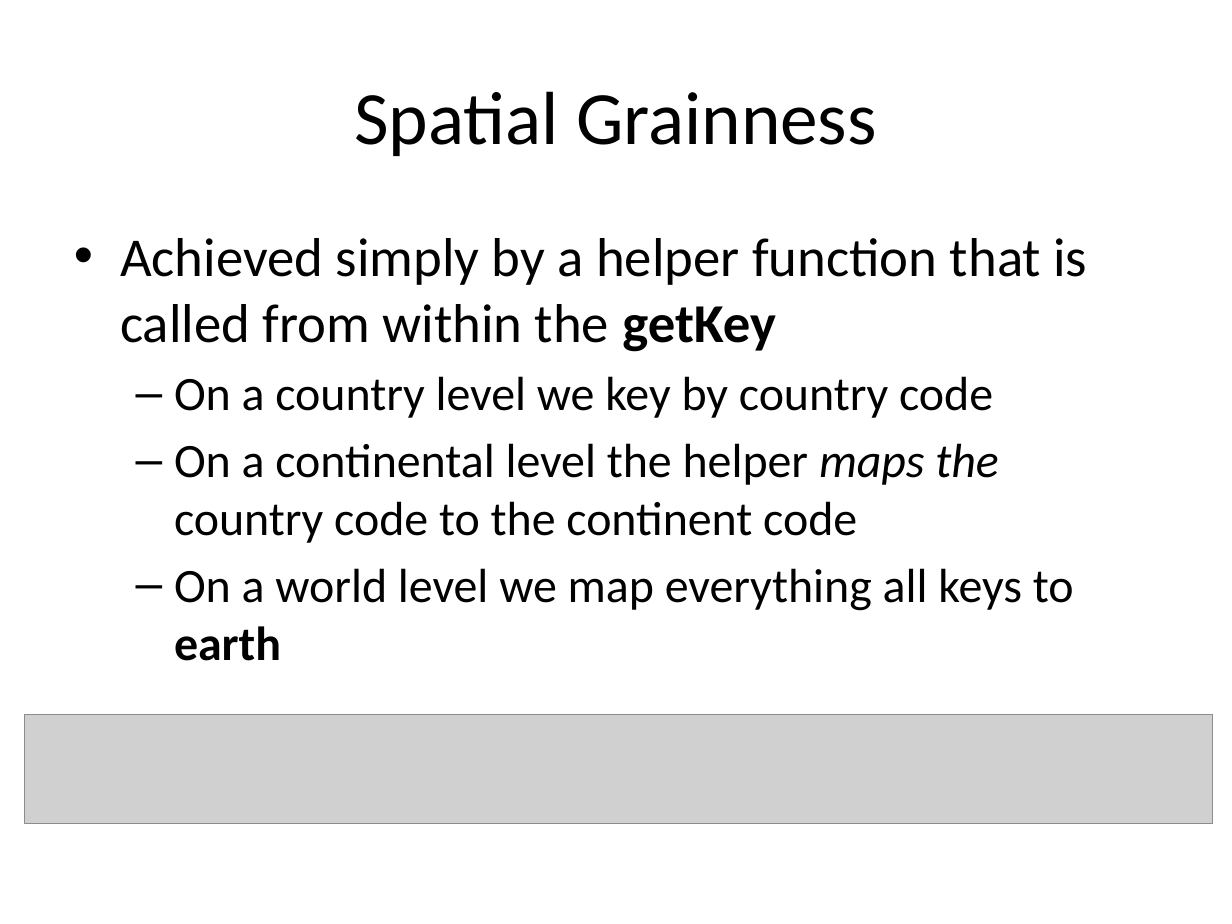
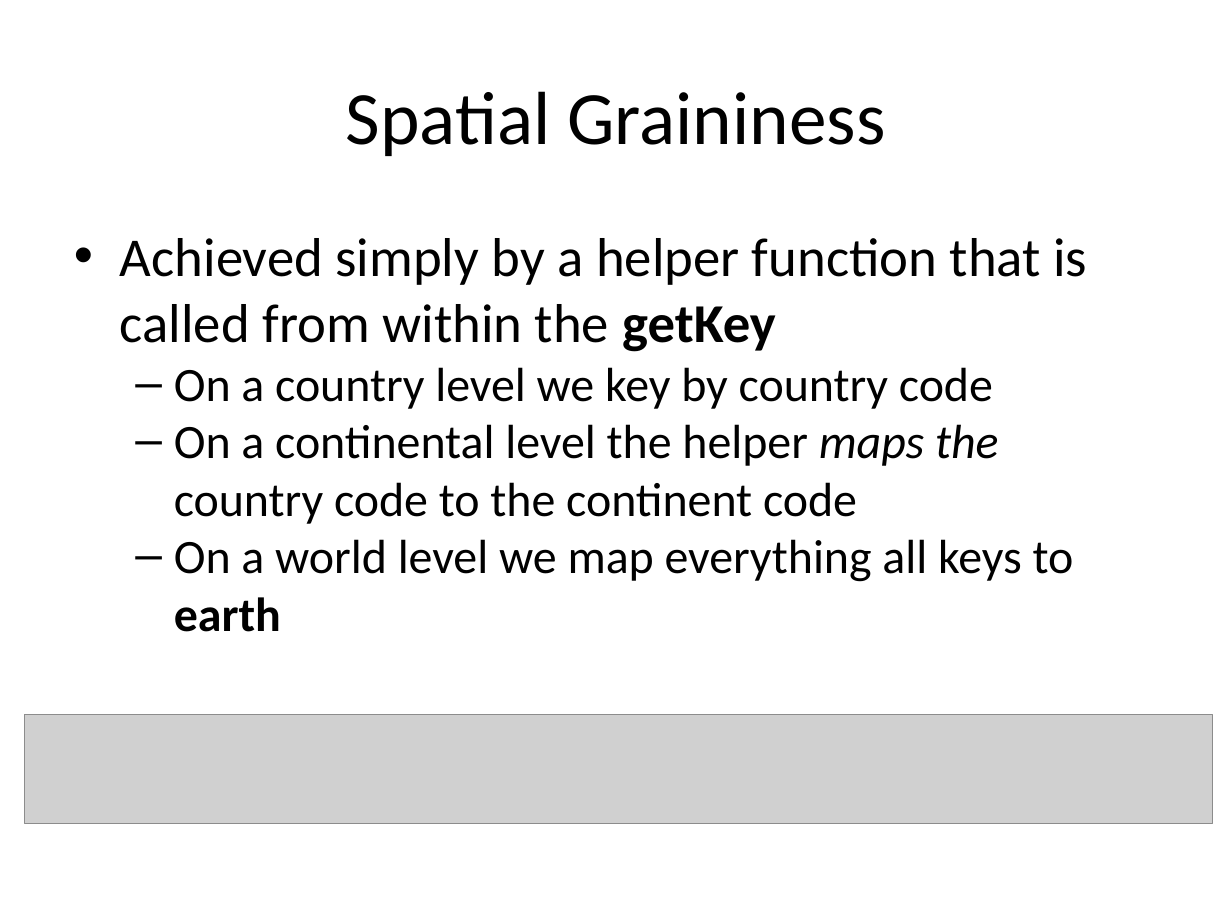
Before and after one commit to NasrK/streamline-hackathon-boilerplate, a slide deck: slide 9 of Team Happiness.pptx (slide 7 before the commit). Drawn at 1232x924 pixels with LibreOffice and Linux fonts; fonts in the diff are those of the drawing; grey boxes stand for pictures. Boxes give left, top, right and bottom in pixels: in the first picture for what was removed or moved away, otherwise in the second. Text is boxed around its words. In the diff, an @@ line names an element or a change of style, - is before the commit and + after.

```diff
--- a/Team Happiness.pptx
+++ b/Team Happiness.pptx
@@ text at box(346, 91, 885, 156): text changed @@
-Spatial Grainness
+Spatial Graininess
@@ text "Achieved simply by a helper ..." at box(120, 238, 1087, 632): indent changed; less space between paragraphs @@
```
Also in this commit, not shown: 7 other slides changed, 2 slides added, 3 slides removed.
